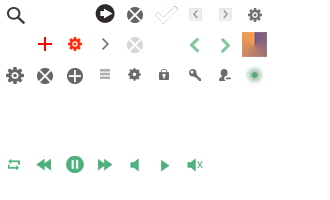
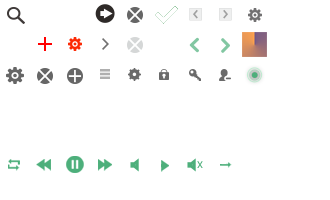
Layered file, before and after one edit (w=330, h=200). Changes by layer:
added layer "repet icon 拷贝 副本" above "repet icon 拷贝" over [220, 162, 232, 168]
